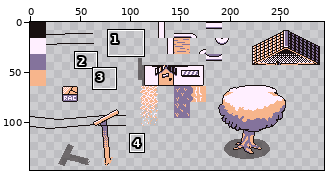
Two versions of one pixel-art file, art/world_art.aseprite. The picture above shows the old version from afar; the outline marks the close-up.
Close-up. Before:
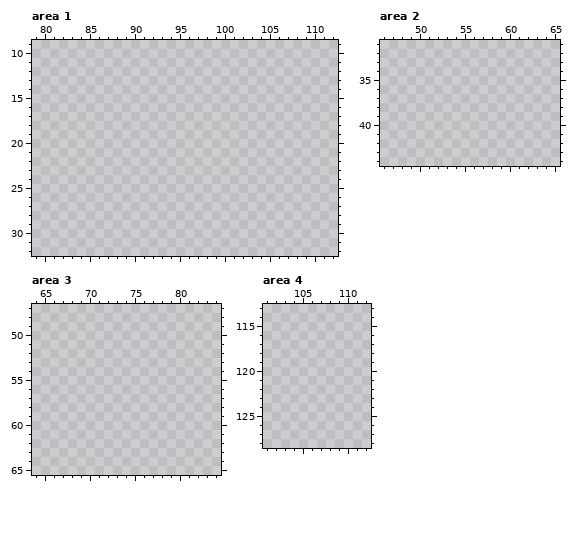
320x208 pixels, 1 frame. Colours within 5 levels of each other are drawn and written as one. Shown: area 1: x 79..112, y 9..32; area 2: x 46..65, y 31..44; area 3: x 64..84, y 47..65; area 4: x 101..112, y 113..128. The wide view leaves out empty margins. The commit also changed other parts of the picture, which this record leaves out.
Once edited:
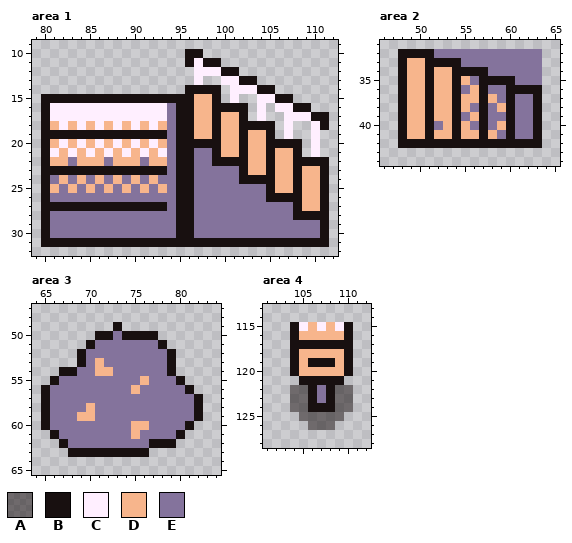
Palette (. is transparent): A #18101085  B #181010  C #ffefff  D #f7b58c  E #84739c
What changed:
Changed rows in their new state; - is an unchanged pixel.
Area 1, layer "Flattened":
first column x 80:
10 ----------------BB--------------
11 ----------------BCBB------------
12 -----------------CCCBB----------
13 -----------------C--CCBB--------
14 ----------------BBBB-CCCBB------
15 BBBBBBBBBBBBBBBBBDDB-C--CCBB----
16 BCCCCCCCCCCCCCEBBDDBBBB-C-CCBB--
17 BCCCCCCCCCCCCCEBBDDBDDB-C--CCCBB
18 BDCDCDCDCDCDCDEBBDDBDDBBBB-C--CB
19 BBBBBBBBBBBBBBEBBDDBDDBDDB-C--C-
20 BDCDCDCDCDCDCDEBBBBBDDBDDBBBB-C-
21 BCDCDCDCDCDCDCEBBEEBDDBDDBDDB-C-
22 BDDEDDDEDDDEDDEBBEEBBBBDDBDDBBBB
23 BBBBBBBBBBBBBBEBBEEEEEBDDBDDBDDB
24 BEDEDEDEDEDEDEEBBEEEEEBBBBDDBDDB
25 BDEDEDEDEDEDEDEBBEEEEEEEEBDDBDDB
26 BEEEEEEEEEEEEEEBBEEEEEEEEBBBBDDB
27 BBBBBBBBBBBBBBEBBEEEEEEEEEEEBDDB
28 BEEEEEEEEEEEEEEBBEEEEEEEEEEEBBBB
29 BEEEEEEEEEEEEEEBBEEEEEEEEEEEEEEB
30 BEEEEEEEEEEEEEEBBEEEEEEEEEEEEEEB
31 BBBBBBBBBBBBBBBBBBBBBBBBBBBBBBBB
Area 2, layer "Flattened":
first column x 48:
32 BBBBEEEEEEEEEEEE
33 BDDBBBBEEEEEEEEE
34 BDDBDDBBBBEEEEEE
35 BDDBDDBDEBBBBEEE
36 BDDBDDBEDBEEBBBB
37 BDDBDDBDDBDEBEEB
38 BDDBDDBDEBEDBEEB
39 BDDBDDBEDBEEBEEB
40 BDDBEDBDEBEDBEEB
41 BDDBDDBDDBDEBEEB
42 BBBBBBBBBBBBBBBB
Area 3, layer "Flattened":
first column x 65:
49 --------B---------
50 ------BBEBBBB-----
51 -----BEEEEEEEB----
52 ----BEEEEEEEEEB---
53 ----BEDEEEEEEEB---
54 --BBEEDDEEEEEEB---
55 -BEEEEEEEEEDEEEB--
56 BEEEEEEEEEDEEEEEB-
57 BEEEEEEEEEEEEEEEEB
58 BEEEEDEEEEEEEEEEEB
59 BEEEDDEEEEEEEEEEEB
60 BEEEEEEEEEDDEEEEB-
61 -BEEEEEEEEDEEEEB--
62 --BEEEEEEEEEBBB---
63 ---BBBBBBBBB------
Area 4, layers "Flattened", "Shadows":
first column x 104:
115 BCDCDCB
116 BDDDDDB
117 BBBBBBB
118 BDDDDDB
119 BDBBBDB
120 BDDDDDB
121 -BBBBB-
122 AABEBAA
123 AABEBAA
124 AABBBAA
125 -AAAAA-
126 --AAA--
Changed places in both close-ups, as pixel boxes (x1, y1, x2, y2):
added: (41, 49, 329, 247)
added: (398, 49, 542, 148)
added: (41, 322, 203, 457)
added: (290, 322, 353, 430)
